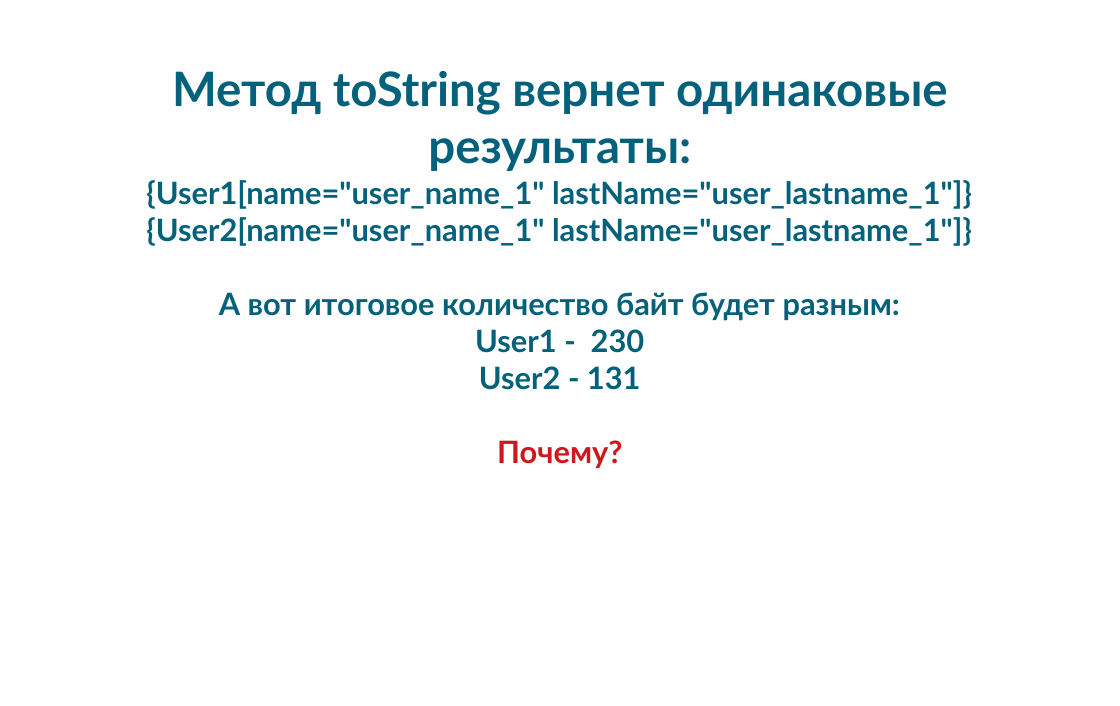
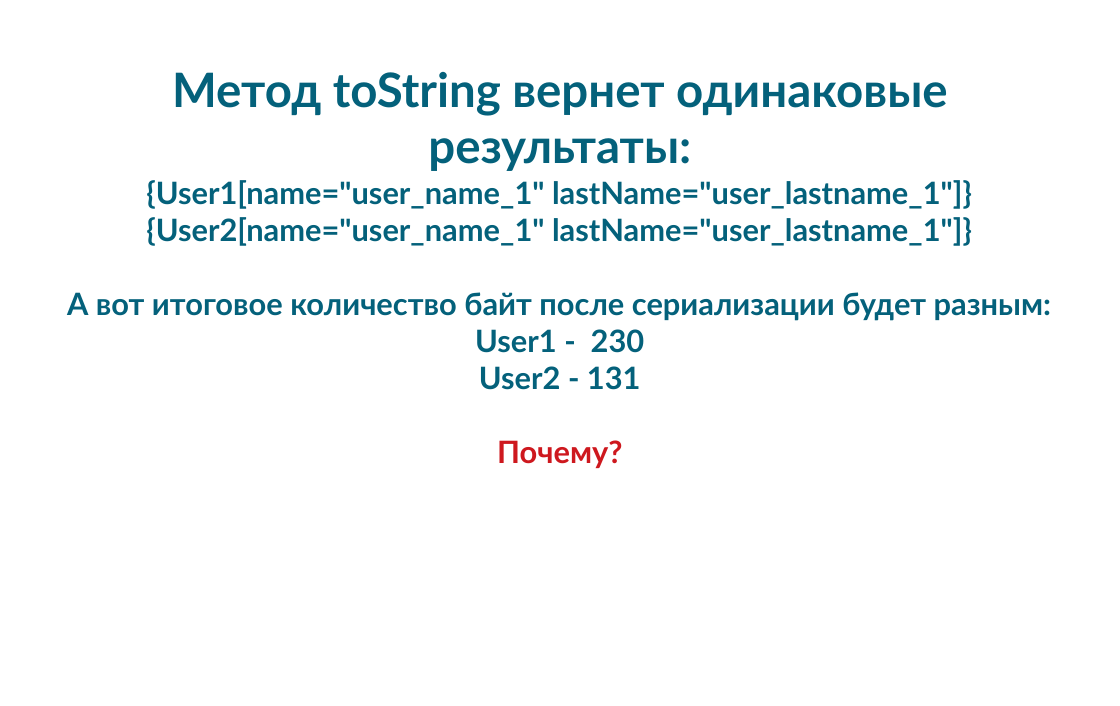
Before and after one commit to pixie1977/JavaSchoolSerialization, a slide deck: slide 19 of JavaSchoolSerialization.odp (slide 20 before the commit). Drawn at 1120x706 pixels with LibreOffice and Linux fonts; fonts in the diff are those of the drawing; background and template pictures are left out. Boxes give left, top, right and bottom in pixels: in the first picture for what was removed or moved away, otherwise in the second. Text is boxed around its words. In the diff, an @@ line names an element or a change of style, - is before the commit and + after.

```diff
--- a/JavaSchoolSerialization.odp
+++ b/JavaSchoolSerialization.odp
@@ subtitle "Метод toString вернет одинаковые результаты:": place and size @@
-subtitle "Метод toString вернет одинаковые результаты:" at bbox=[146, 71, 972, 468]
+subtitle "Метод toString вернет одинаковые результаты:" at bbox=[67, 72, 1051, 468]
@@ subtitle at bbox=[67, 292, 1051, 321]: text changed @@
-А вот итоговое количество байт будет разным:
+А вот итоговое количество байт после сериализации будет разным:
```
Also in this commit, not shown: 9 other slides changed, 5 slides added, 1 slide removed.
